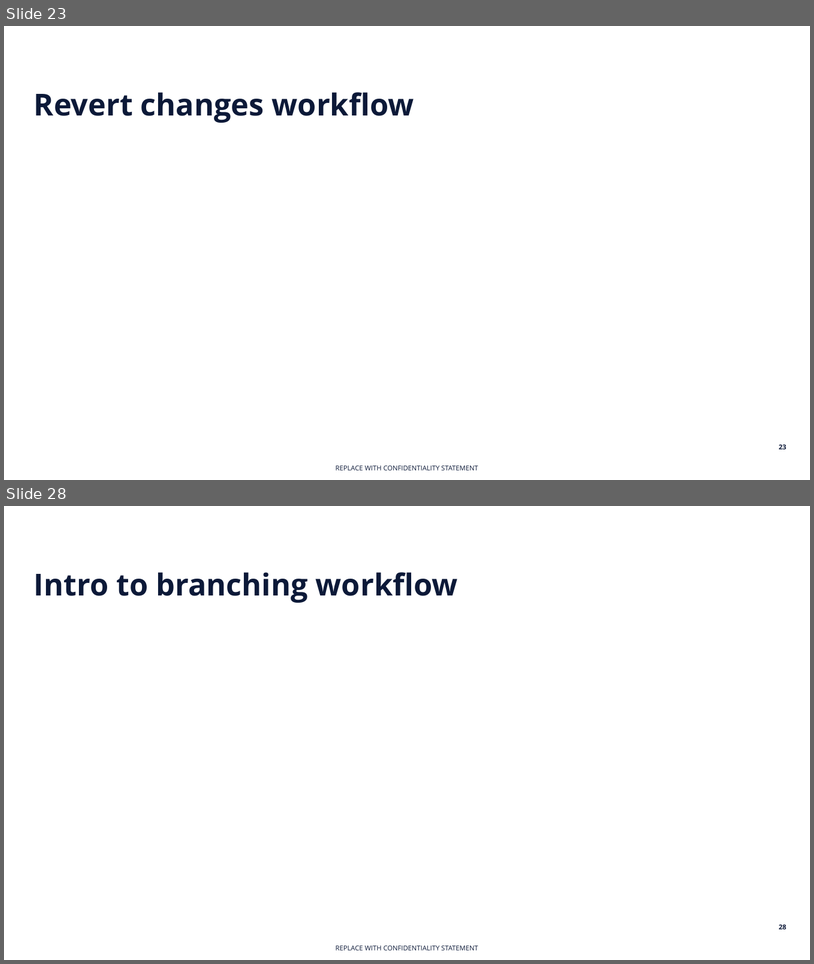
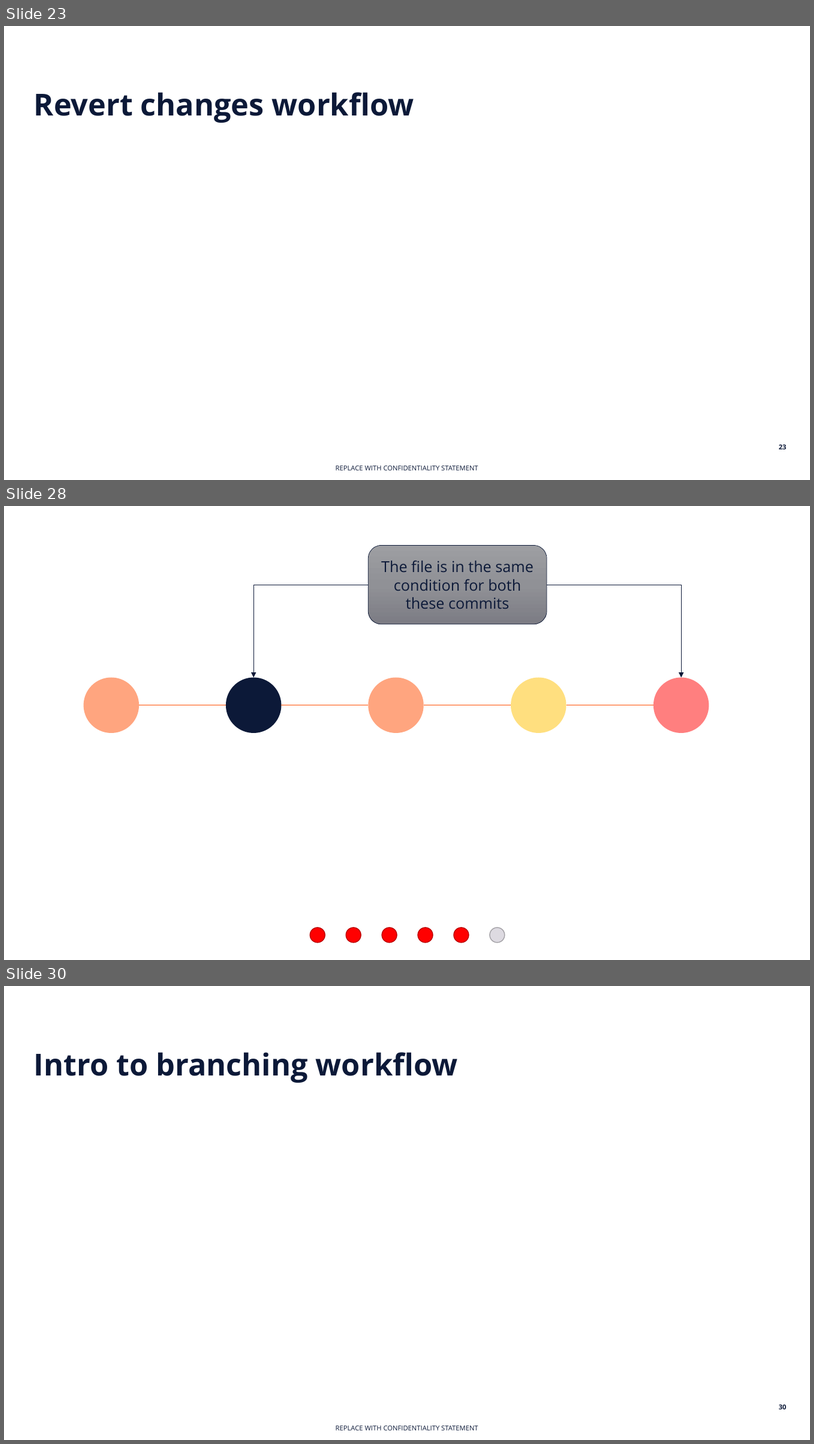
Before and after one commit to e815135/Shiny-App-Project, a slide deck: making basic workflow diagram.pptx. Shown one above the other, each under a label of ours: slides 23 and 28 before the commit, slides 23, 28 and 30 after it; the slides between them are not shown. The pictures are 814x964 and 814x1444 pixels, drawn with LibreOffice and Linux fonts; fonts in the diff are those of the drawing. Boxes give left, top, right and bottom in pixels: in the first picture for what was removed or moved away, otherwise in the second. Text is boxed around its words. In the diff, an @@ line names an element or a change of style, - is before the commit and + after.

```diff
--- a/making basic workflow diagram.pptx
+++ b/making basic workflow diagram.pptx
@@ slide 28 added at [4, 506, 810, 960], background #FFFFFF @@
@@ rounded rectangle added at [368, 546, 546, 624], fill gradient #9E9EA3 to #909196 to #7C7D84, outline #0C1938 0.5 pt, 18 pt, text #0C1938 @@
+The file is in the same condition for both these commits
@@ elbow arrow added from (368, 585) to (254, 677), #0C1938 0.5 pt @@
@@ elbow arrow added from (547, 585) to (681, 677), #0C1938 0.5 pt @@
@@ ellipse added at [654, 677, 710, 733], fill #FF0000 at 50% opacity @@
@@ group added at [84, 677, 567, 733]: 4 ellipses, 3 lines @@
@@ line added from (567, 705) to (654, 705), #FF4D00 0.5 pt @@
@@ ellipse added at [310, 927, 325, 942], fill #FF0000, outline #BD0000 1 pt @@
@@ ellipse added at [347, 927, 362, 942], fill #FF0000, outline #BD0000 1 pt @@
@@ ellipse added at [382, 927, 397, 942], fill #FF0000, outline #BD0000 1 pt @@
@@ ellipse added at [419, 927, 434, 942], fill #FF0000, outline #BD0000 1 pt @@
@@ ellipse added at [454, 927, 469, 942], fill #FF0000, outline #BD0000 1 pt @@
@@ ellipse added at [490, 927, 505, 942], fill #DDDAE1, outline #A3A1A6 1 pt @@
@@ what was slide 28 is now slide 30 @@
@@ page number at [779, 1404, 787, 1409]: text changed @@
-28
+30
```
Also in this commit, not shown: 41 slides changed, 1 other slide added.
